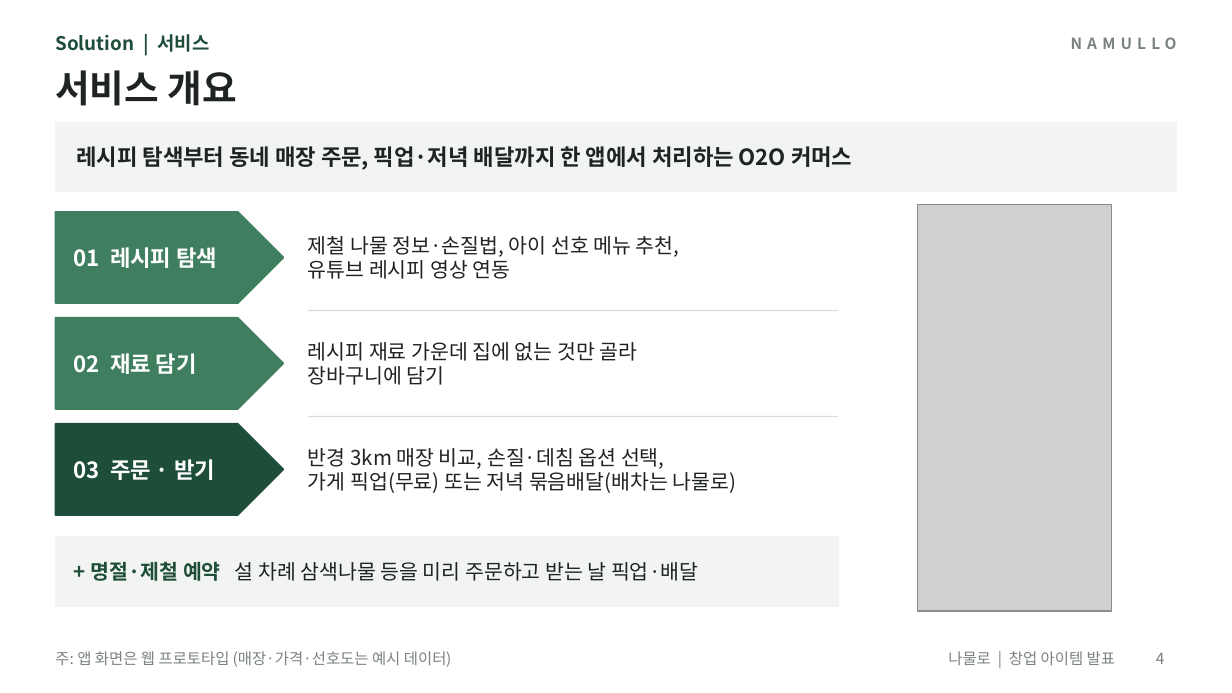
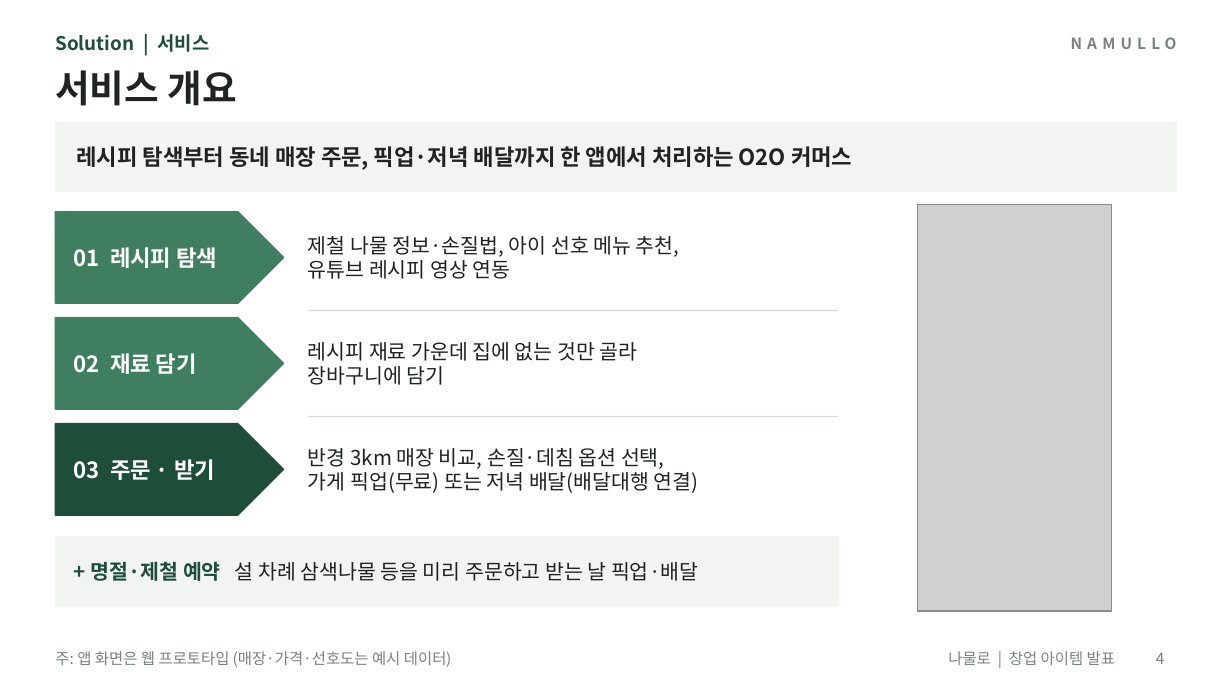
Before and after one commit to yonghoon7153-source/Yonghoon-DEM-DFT, a slide deck: slide 4 of namul-platform/02_발표자료_나물로.pptx. Drawn at 1232x693 pixels with LibreOffice and Linux fonts; fonts in the diff are those of the drawing; grey boxes stand for pictures. Boxes give left, top, right and bottom in pixels: in the first picture for what was removed or moved away, otherwise in the second. Text is boxed around its words. In the diff, an @@ line names an element or a change of style, - is before the commit and + after.

```diff
--- a/namul-platform/02_발표자료_나물로.pptx
+++ b/namul-platform/02_발표자료_나물로.pptx
@@ text at [308,472,699,493]: text changed @@
-가게 픽업(무료) 또는 저녁 묶음배달(배차는 나물로)
+가게 픽업(무료) 또는 저녁 배달(배달대행 연결)
```
Also in this commit, not shown: 7 other slides changed, 18 other files.
